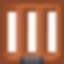
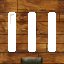
Revision of a layered 64px x 64px image; what changed, layer by layer:
added layer "Layer" above "Layer #1" over [20, 57, 43, 64]
added layer "Layer #1" above "acacia_trapdoor.png" over [0, 0, 64, 64]
hid "acacia_trapdoor.png" over [0, 0, 64, 64]
